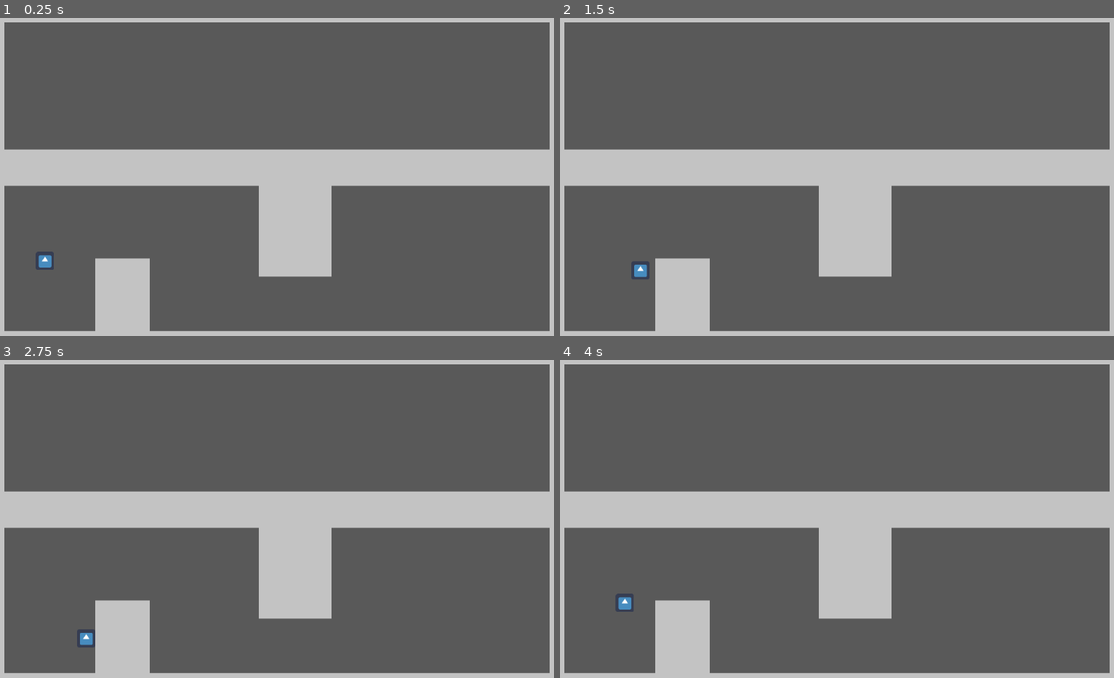
Above: before the commit, frames 1-4 (two rows, left to right).
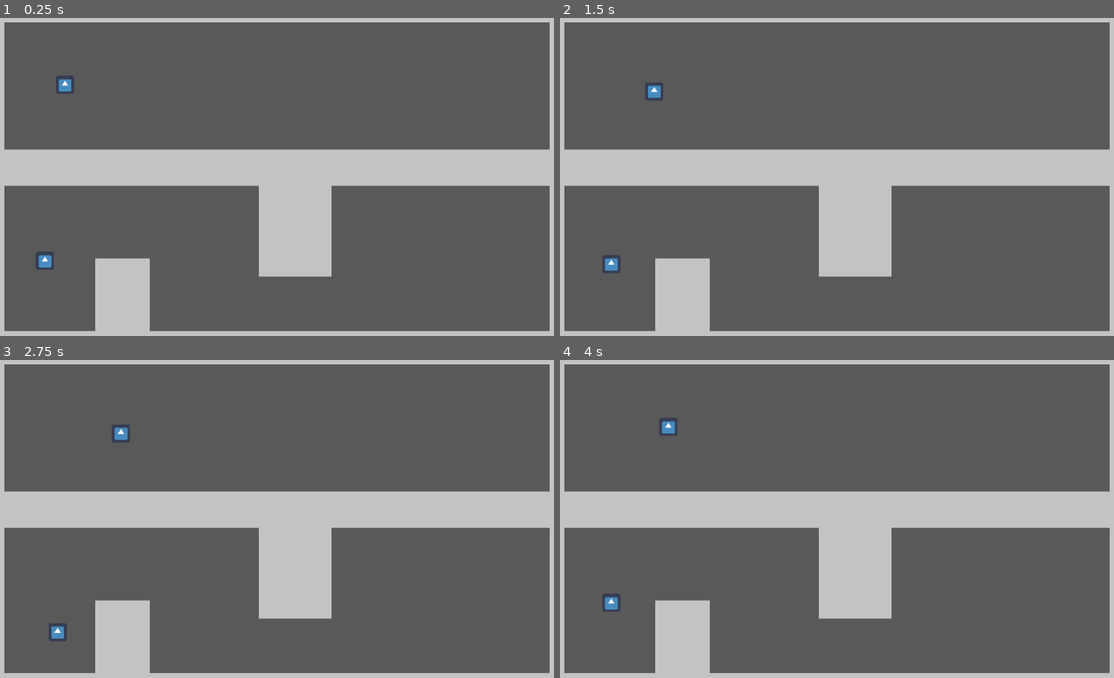
Above: after the commit, the same moments.

Repository: mio991/GMTK-2021
Game: Godot game, scene res://test.tscn
Two runs of this game, one before a commit and one after it. Both use one fixed random seed, a clock stepped at 60 frames per second and the inputs below. The project has no main scene, so this scene is started directly. The engine's default icon, where the game draws it, is replaced by a stand-in: a white triangle on a blue panel in a dark square.
Inputs:
- Up to frame 1 (0.25 s): no input
- Up to frame 2 (1.5 s): tap Enter at 0.5 s; hold D (move_right) 0.53-1.28 s; tap Tab (switch_character) at 0.6, 1.35 s; hold S (move_down) from 1.28 s (still down)
- Up to frame 3 (2.75 s): release S (move_down) at 2.03 s; hold D (move_right) from 2.03 s (still down); tap Tab (switch_character) at 2.1 s
- Up to frame 4 (4 s): release D (move_right) at 2.78 s; hold W (move_up) 2.78-3.53 s; tap Tab (switch_character) at 2.85, 3.6 s; hold A (move_left) from 3.53 s (still down)

The runs differ from the first frame. In frame 1, 0.2% of the frame differs, in the area x 10-14%, y 18-24%; in frame 2, 0.5%, in the area x 7-19%, y 20-83%; in frame 3, 0.5%; in frame 4, 0.5%.

Commit message:
Character switcher hinzugefügt

Diff:
--- /dev/null
+++ b/Scripts/CharacterSwitcher.gd
@@ -0,0 +1,28 @@
+extends Node
+
+export(NodePath) var Character_1
+export(NodePath) var Character_2
+
+var inactive: Node
+var active: Node
+
+# Called when the node enters the scene tree for the first time.
+func _ready():
+	self.active = self.get_node(self.Character_2)
+	self.inactive = self.get_node(self.Character_1)
+	self.switch()
+
+func switch():
+	print("Switch!")
+
+	var newActive = self.inactive
+
+	self.inactive = self.active
+	self.inactive.set_physics_process(false)
+
+	self.active = newActive
+	self.active.set_physics_process(true)
+
+func _input(event):
+	if event.is_action_released("switch_character"):
+		self.switch()
--- a/test.tscn
+++ b/test.tscn
@@ -1,8 +1,9 @@
-[gd_scene load_steps=6 format=2]
+[gd_scene load_steps=7 format=2]
 
 [ext_resource path="res://Assets/Tiles/Floor.png" type="Texture" id=1]
 [ext_resource path="res://Assets/Tiles/Wall.png" type="Texture" id=2]
 [ext_resource path="res://Prefabs/Character.tscn" type="PackedScene" id=3]
+[ext_resource path="res://Scripts/CharacterSwitcher.gd" type="Script" id=4]
 
 [sub_resource type="ConvexPolygonShape2D" id=1]
 points = PoolVector2Array( 32, 32, 0, 32, 0, 0, 32, 0 )
@@ -53,6 +54,15 @@
 format = 1
 tile_data = PoolIntArray( 0, 0, 0, 1, 0, 0, 2, 0, 0, 3, 0, 0, 4, 0, 0, 5, 0, 0, 6, 0, 0, 7, 0, 0, 8, 0, 0, 9, 0, 0, 10, …(8345 unchanged characters)…
 
-[node name="Character" parent="." instance=ExtResource( 3 )]
+[node name="Node" type="Node" parent="."]
+script = ExtResource( 4 )
+Character_1 = NodePath("Character1")
+Character_2 = NodePath("Character2")
+
+[node name="Character1" parent="Node" instance=ExtResource( 3 )]
 position = Vector2( 103.412, 452.417 )
 speed = 5000.0
+
+[node name="Character2" parent="Node" instance=ExtResource( 3 )]
+position = Vector2( 138.69, 142.476 )
+speed = 5000.0
